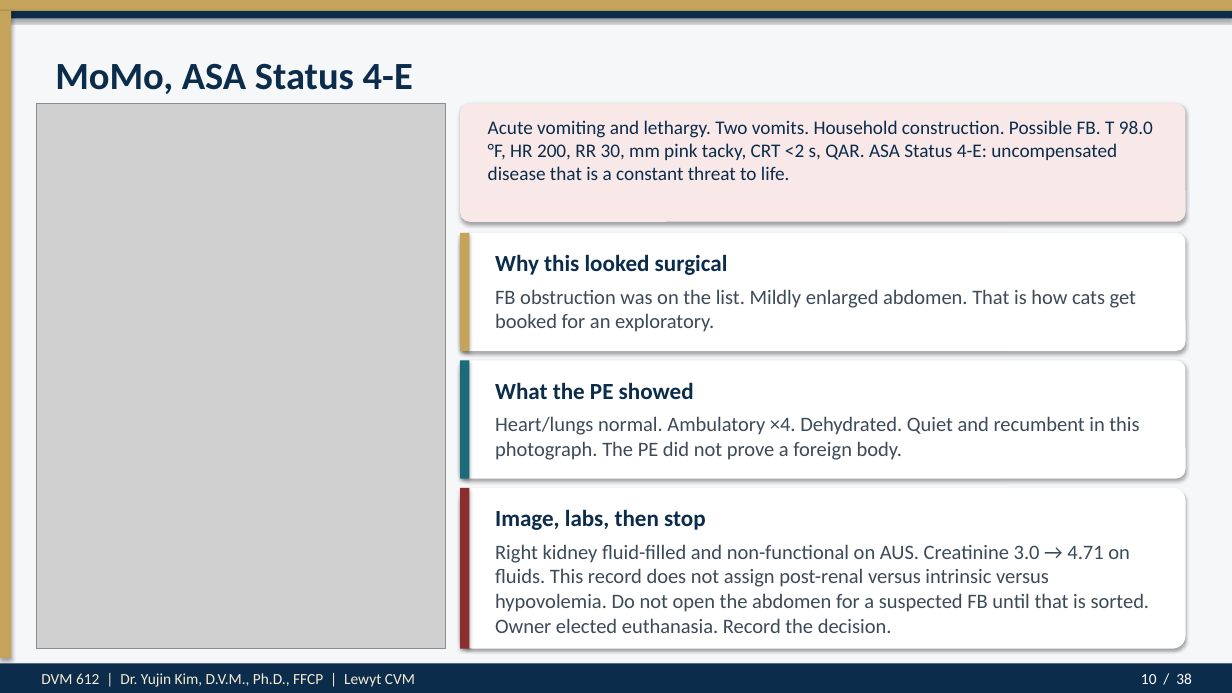
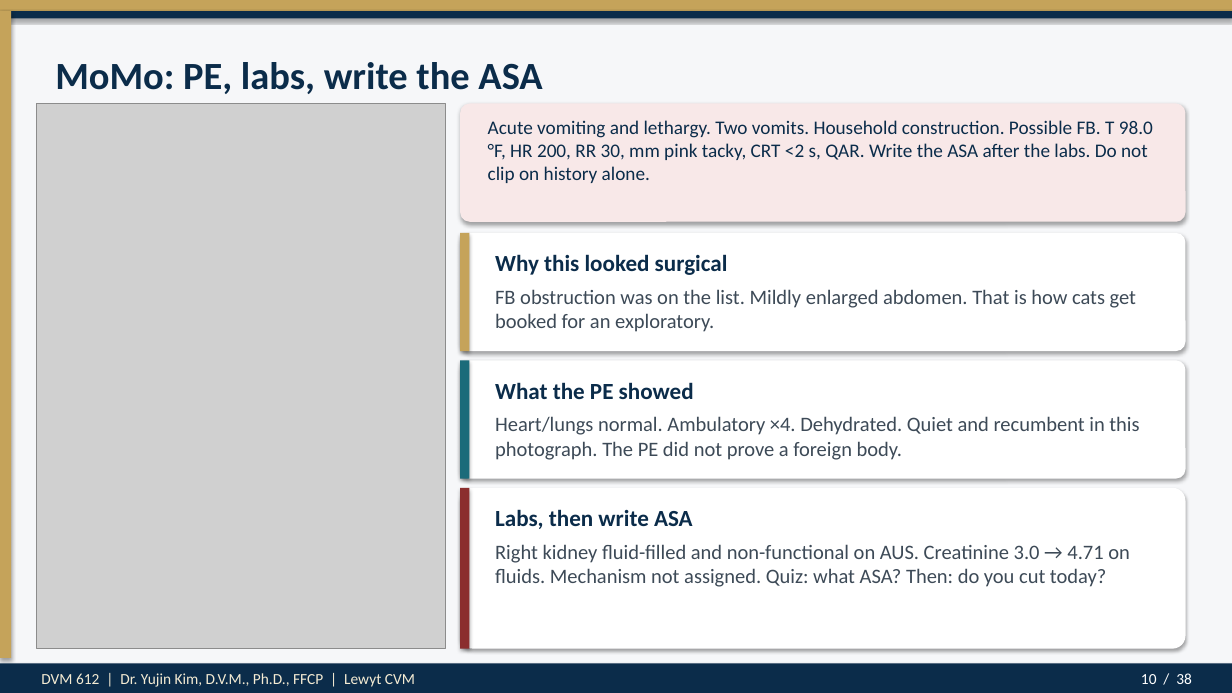
Before and after one commit to drkimvet/happycare, a slide deck: slide 10 of lectures/DVM-612_Week4_Preop_PatientPrep_Postop.pptx. Drawn at 1232x693 pixels with LibreOffice and Linux fonts; fonts in the diff are those of the drawing; grey boxes stand for pictures. Boxes give left, top, right and bottom in pixels: in the first picture for what was removed or moved away, otherwise in the second. Text is boxed around its words. In the diff, an @@ line names an element or a change of style, - is before the commit and + after.

```diff
--- a/lectures/DVM-612_Week4_Preop_PatientPrep_Postop.pptx
+++ b/lectures/DVM-612_Week4_Preop_PatientPrep_Postop.pptx
@@ text at bbox=[55, 62, 542, 94]: text changed @@
-MoMo, ASA Status 4-E
+MoMo: PE, labs, write the ASA
@@ text at bbox=[488, 120, 1153, 183]: text changed @@
-Acute vomiting and lethargy. Two vomits. Household construction. Possible FB. T 98.0 °F, HR 200, RR 30, mm pink tacky, CRT <2 s, QAR. ASA Status 4-E: uncompensated disease that is a constant threat to life.
+Acute vomiting and lethargy. Two vomits. Household construction. Possible FB. T 98.0 °F, HR 200, RR 30, mm pink tacky, CRT <2 s, QAR. Write the ASA after the labs. Do not clip on history alone.
@@ text at bbox=[495, 509, 693, 529]: text changed @@
-Image, labs, then stop
+Labs, then write ASA
@@ text at bbox=[495, 544, 1130, 587]: text changed @@
-Right kidney fluid-filled and non-functional on AUS. Creatinine 3.0 → 4.71 on fluids. This record does not assign post-renal versus intrinsic versus hypovolemia. Do not open the abdomen for a suspected FB until that is sorted. Owner elected euthanasia. Record the decision.
+Right kidney fluid-filled and non-functional on AUS. Creatinine 3.0 → 4.71 on fluids. Mechanism not assigned. Quiz: what ASA? Then: do you cut today?
```
Also in this commit, not shown: 6 other slides changed, 1 slide added, 1 slide removed, 4 other files.
